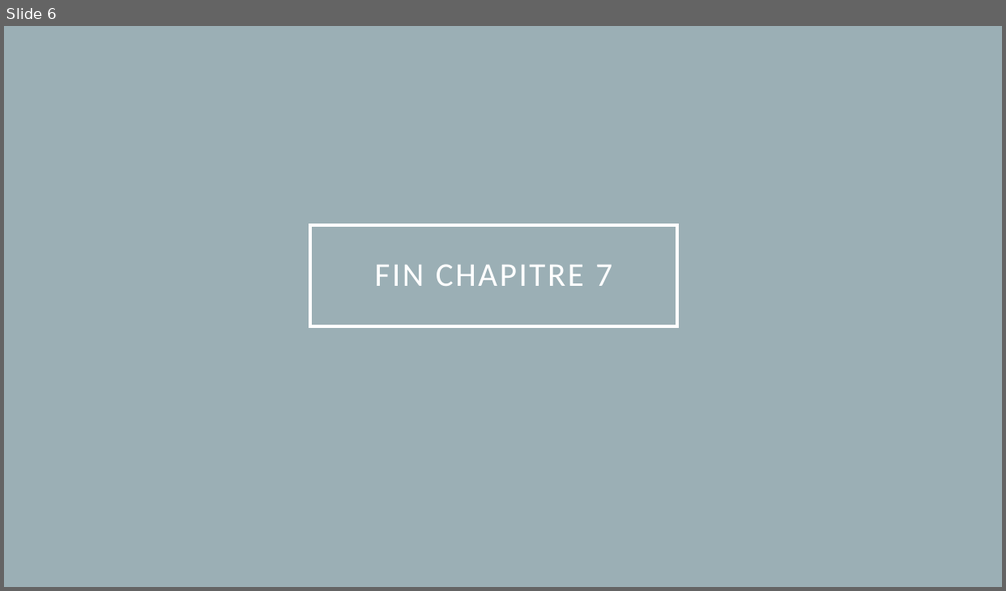
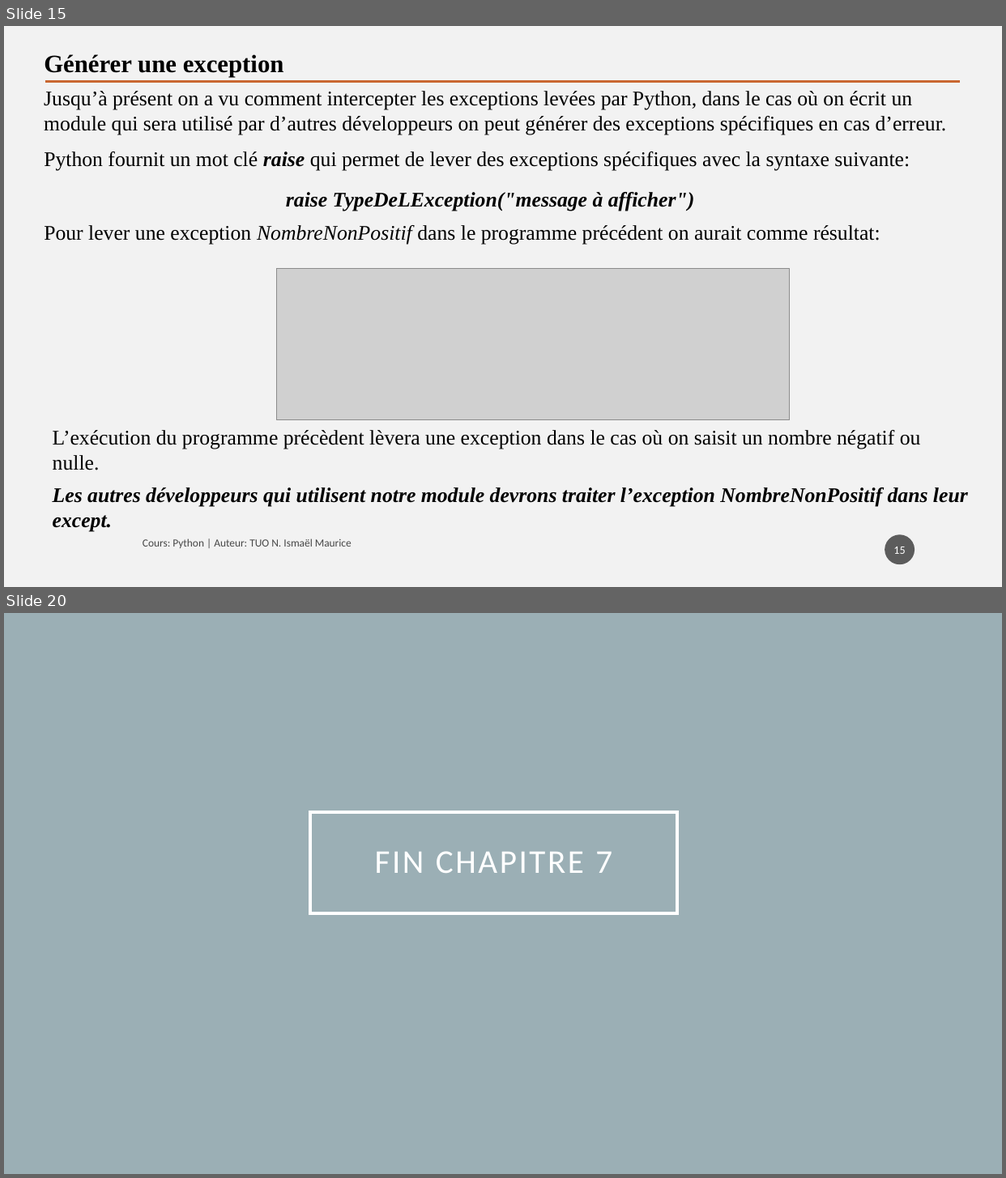
Before and after one commit to tisma95/cours-python, a slide deck: source/Chapitre 7 - Les exceptions.pptx. Shown one above the other, each under a label of ours: slide 6 before the commit, slides 15 and 20 after it; the slides between them are not shown. The pictures are 1006x591 and 1006x1178 pixels, drawn with LibreOffice and Linux fonts; fonts in the diff are those of the drawing; grey boxes stand for pictures. Boxes give left, top, right and bottom in pixels: in the first picture for what was removed or moved away, otherwise in the second. Text is boxed around its words. In the diff, an @@ line names an element or a change of style, - is before the commit and + after.

Commit message:
Feat(chp7): Rédaction chapitre sur les exceptions

```diff
--- a/source/Chapitre 7 - Les exceptions.pptx
+++ b/source/Chapitre 7 - Les exceptions.pptx
@@ slide 15 added at [4, 26, 1002, 587], background #F2F2F2 @@
@@ text added at [44, 54, 284, 77], 24 pt, text #000000, bold @@
+Générer une exception
@@ text added at [44, 91, 947, 135], 20 pt, text #000000 @@
+Jusqu’à présent on a vu comment intercepter les exceptions levées par Python, dans le cas où on écrit un module qui sera utilisé par d’autres développeurs on peut générer des exceptions spécifiques en cas d’erreur.
@@ line added from (45, 81) to (960, 81), #C96731 2.5 pt @@
@@ text added at [44, 152, 910, 171], 20 pt, text #000000 @@
+Python fournit un mot clé raise qui permet de lever des exceptions spécifiques avec la syntaxe suivante:
@@ text added at [286, 192, 695, 211], 20 pt, text #000000, bold, italic @@
+raise TypeDeLException("message à afficher")
@@ text added at [44, 225, 880, 244], 20 pt, text #000000 @@
+Pour lever une exception NombreNonPositif dans le programme précédent on aurait comme résultat:
@@ picture added at [276, 268, 790, 420] @@
@@ text added at [53, 430, 921, 471], 20 pt, text #000000 @@
+L’exécution du programme précèdent lèvera une exception dans le cas où on saisit un nombre négatif ou nulle.
@@ text added at [53, 488, 968, 531], 20 pt, text #000000, bold, italic @@
+Les autres développeurs qui utilisent notre module devrons traiter l’exception NombreNonPositif dans leur except.
@@ page number added at [885, 535, 915, 565], fill #1D1D1D at 70% opacity, 11 pt, text #FFFFFF @@
+15
@@ text added at [143, 539, 351, 548], 10.5 pt, text #000000 at 70% opacity @@
+Cours: Python | Auteur: TUO N. Ismaël Maurice
@@ what was slide 6 is now slide 20 @@
```
Also in this commit, not shown: 4 slides changed, 13 other slides added, 11 other files.
